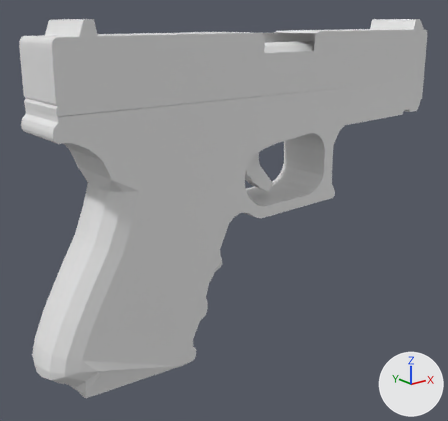
The Blender file Assets/Blends/Glock.blend as it was, and as the next commit left it.
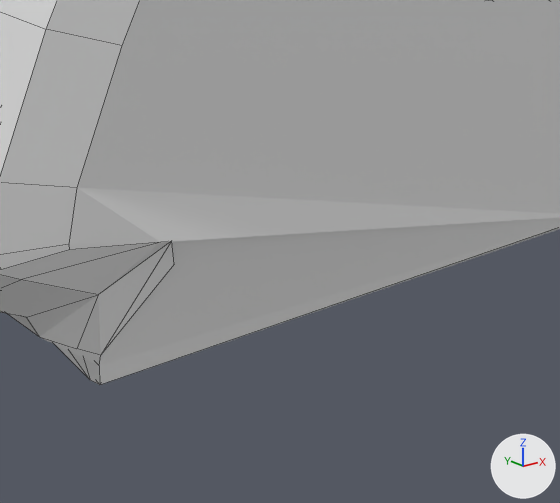
Each version appears first whole from a 50 mm camera at (-4.22, -4.79, 1.77) aimed at (-0.3, 0.12, -0.19), and next in a close-up on the part from 15% to 39% of the width and 77% to 100% of the height. The lights are fixed; the arrows at lower right show +X, +Y and +Z. The close-ups show mesh edges as thin lines.

Names of what the first close-up shows: 'Glock'.
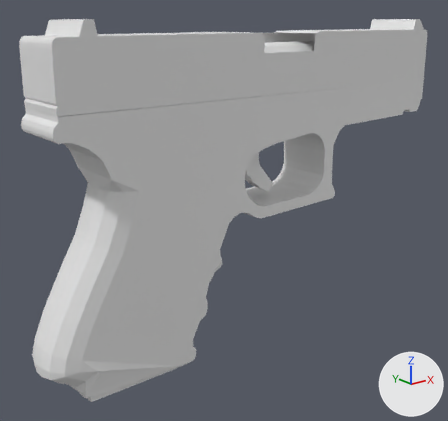
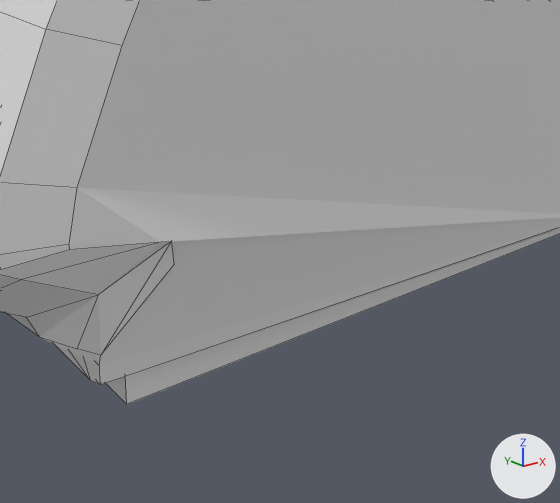
Location of each change, [x1, y1, x2, y2] in pixels of the close-ups (560 x 503 px):
'Glock', reshaped
    before: [0, 0, 560, 385]
    after: [0, 0, 560, 404]
part 1 of me_cube_004, added
    after: [106, 229, 560, 404]

What the commit changed:
me_cube_004 is used by ob_glock; location (0.0, 0.0, 0.0).
me_cube_004 had 469 vertices, 305 faces, 4 loose edges and spanned x -2.5..2.51, y -0.35..0.32, z -1.53..1.75.
me_cube_004 now has 501 vertices, 334 faces, 4 loose edges and spans x -2.5..2.51, y -0.35..0.32, z -1.6..1.75.
me_cube_004 part 1: a new loose piece of 32 vertices spanning x -2.12..-0.63, y -0.24..0.23, z -1.6..0.25.
